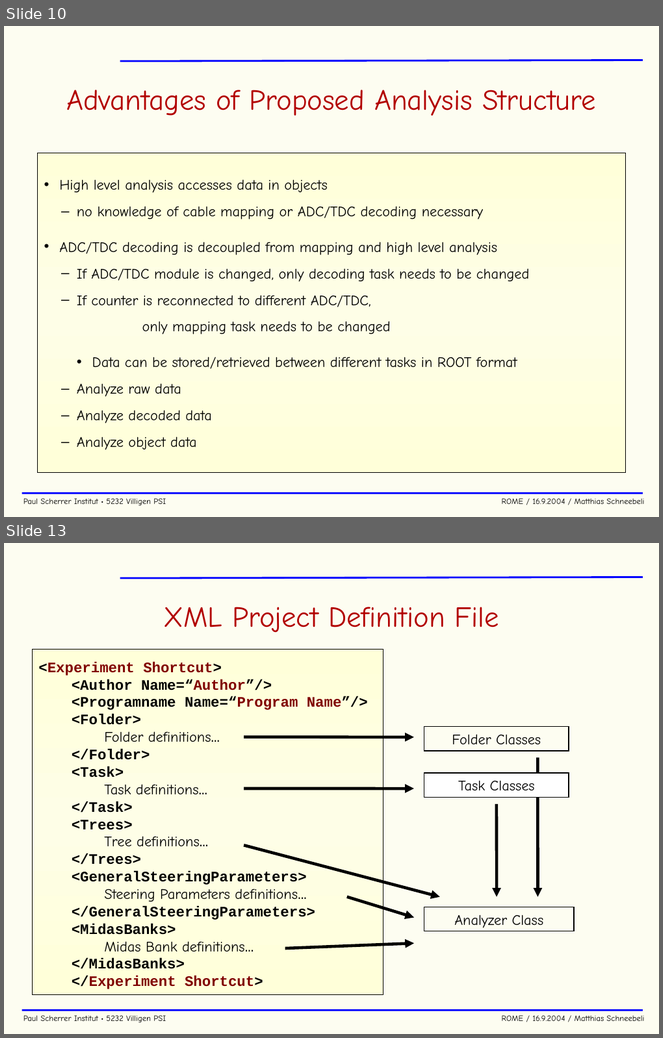
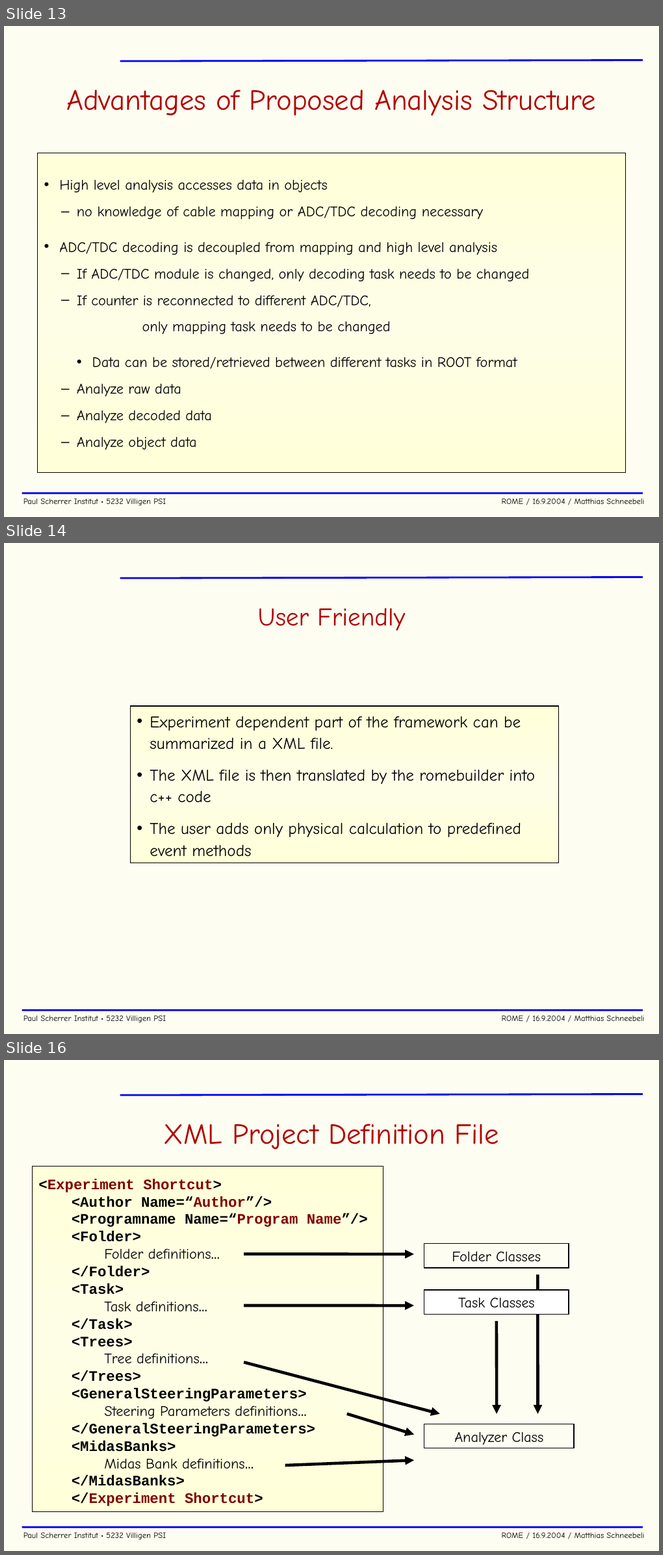
Before and after one commit to cjpl/rome, a slide deck: documentation/ROME.ppt. Shown one above the other, each under a label of ours: slides 10 and 13 before the commit, slides 13, 14 and 16 after it; the slides between them are not shown. The pictures are 663x1038 and 663x1555 pixels, drawn with LibreOffice and Linux fonts; fonts in the diff are those of the drawing; background and template pictures are left out. Boxes give left, top, right and bottom in pixels: in the first picture for what was removed or moved away, otherwise in the second. Text is boxed around its words. In the diff, an @@ line names an element or a change of style, - is before the commit and + after.

```diff
--- a/documentation/ROME.ppt
+++ b/documentation/ROME.ppt
@@ slide 14 added at [4,543,659,1034], background #FDFDF1; not listed: 3 template elements that a slide beside it also shows @@
@@ title added at [258,608,405,631], 28 pt, text #B20000 @@
+User Friendly
@@ rectangle added at [131,706,559,863], fill gradient #FFFFD9 to #FEFEE7, outline #000000 0.99 pt, 18 pt, text #000000 @@
+• Experiment dependent part of the framework can be summarized in a XML file.
+• The XML file is then translated by the romebuilder into c++ code
+• The user adds only physical calculation to predefined event methods
@@ what was slide 10 is now slide 13 @@
@@ what was slide 13 is now slide 16 @@
```
Also in this commit, not shown: 5 slides changed, 6 other slides added, 7 slides removed.
